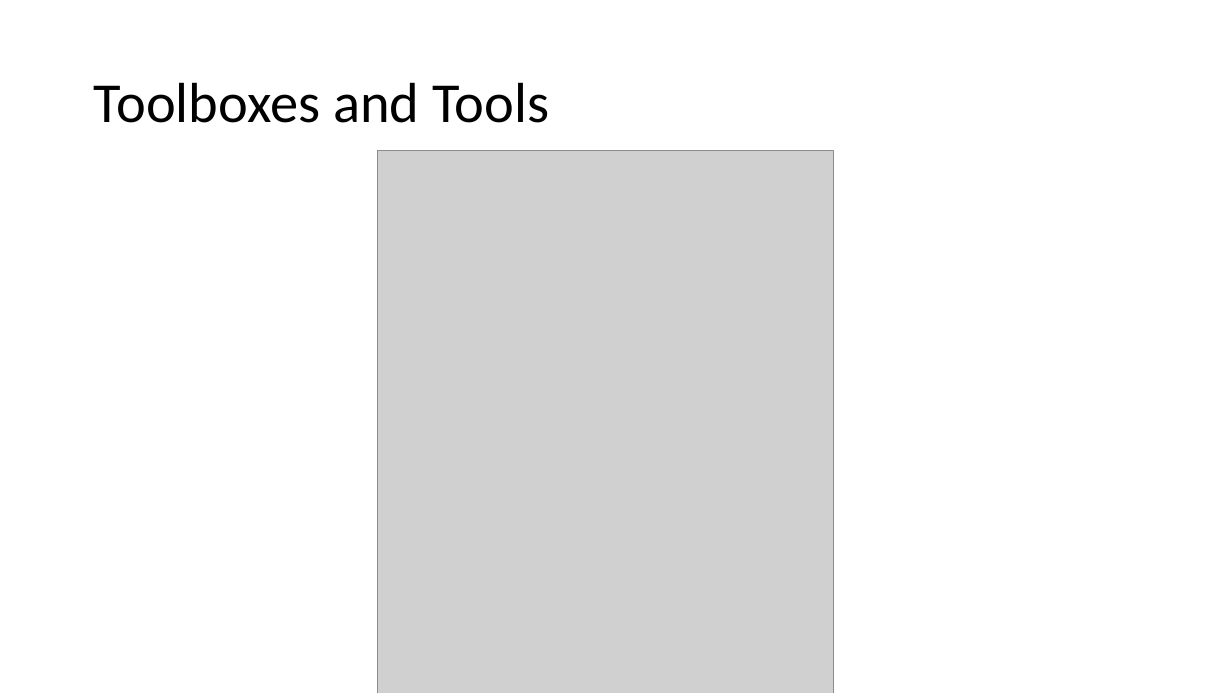
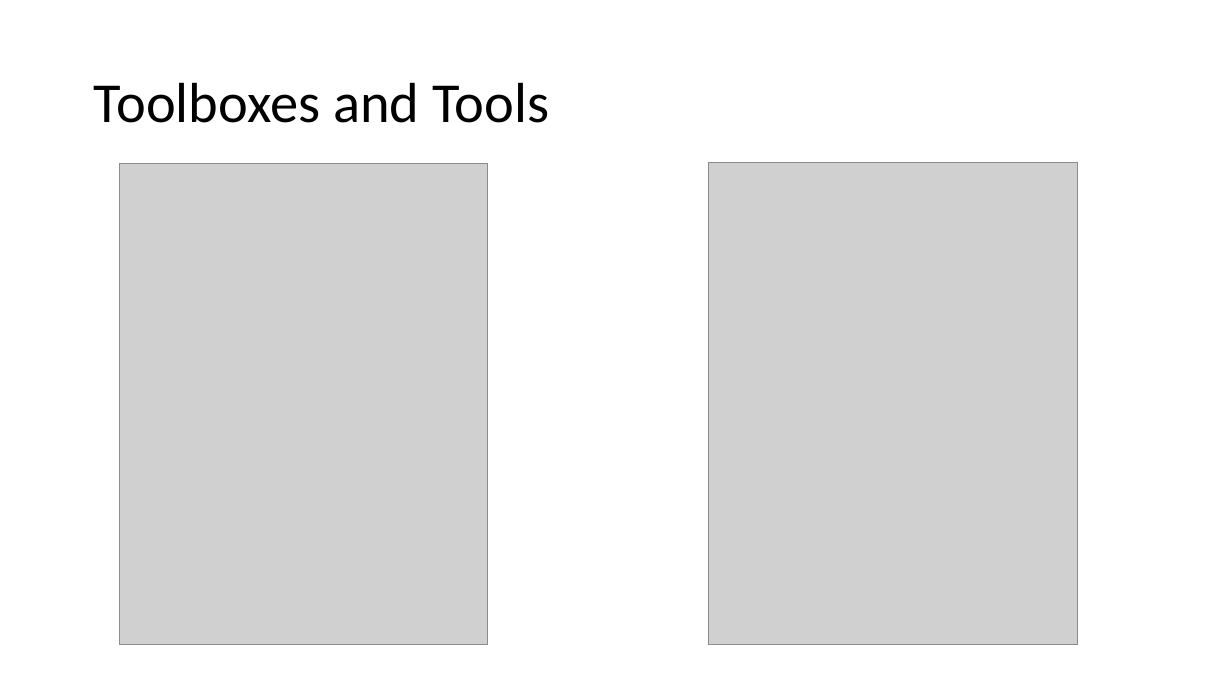
Before and after one commit to gbrunner/intro-prog-for-gis-rs, a slide deck: slide 4 of Week 2/Lecture_1_Geoprocessing_and_Python_Window.pptx. Drawn at 1232x693 pixels with LibreOffice and Linux fonts; fonts in the diff are those of the drawing; grey boxes stand for pictures. Boxes give left, top, right and bottom in pixels: in the first picture for what was removed or moved away, otherwise in the second. Text is boxed around its words. In the diff, an @@ line names an element or a change of style, - is before the commit and + after.

```diff
--- a/Week 2/Lecture_1_Geoprocessing_and_Python_Window.pptx
+++ b/Week 2/Lecture_1_Geoprocessing_and_Python_Window.pptx
@@ picture added at [119,164,488,645] @@
@@ picture removed at [378,150,835,693] @@
@@ picture added at [709,163,1078,645] @@
```
Also in this commit, not shown: 12 other slides changed, 1 slide removed, 2 other files.
